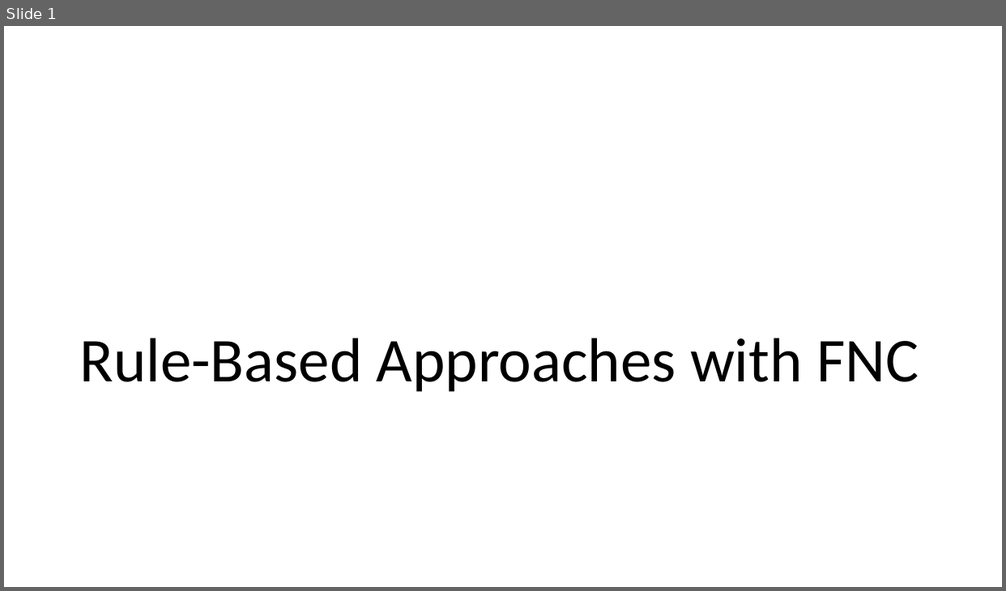
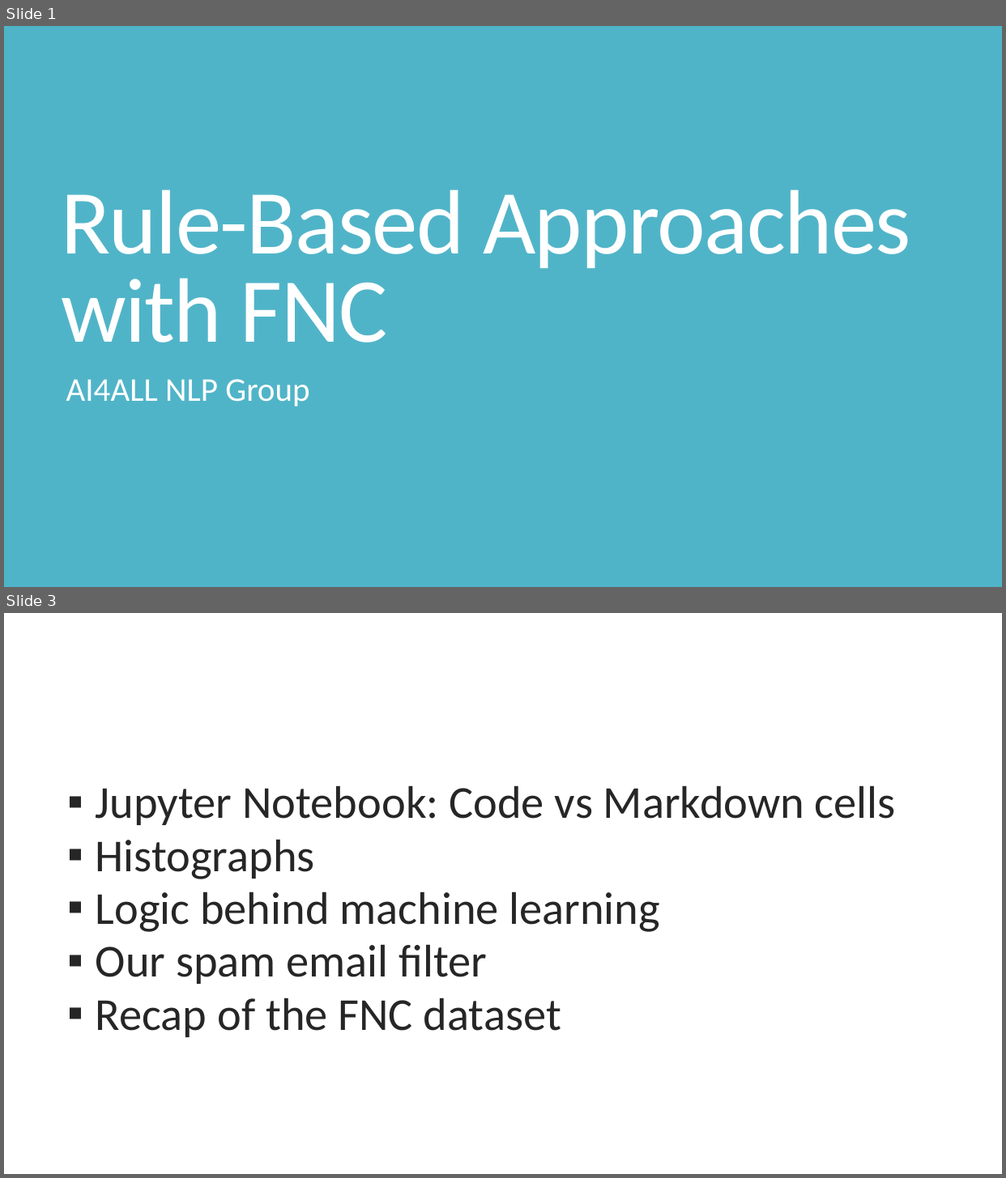
Before and after one commit to cchen23/AI4ALL_NLP, a slide deck: Slides/Day5_Rule_Based_Models_II.pptx. Shown one above the other, each under a label of ours: slide 1 before the commit, slides 1 and 3 after it; the slides between them are not shown. The pictures are 1006x591 and 1006x1178 pixels, drawn with LibreOffice and Linux fonts; fonts in the diff are those of the drawing. Boxes give left, top, right and bottom in pixels: in the first picture for what was removed or moved away, otherwise in the second. Text is boxed around its words. In the diff, an @@ line names an element or a change of style, - is before the commit and + after.

```diff
--- a/Slides/Day5_Rule_Based_Models_II.pptx
+++ b/Slides/Day5_Rule_Based_Models_II.pptx
@@ slide 3 added at <box>4,613,1002,1174</box>, background #FFFFFF @@
@@ text added at <box>96,786,896,1037</box>, 44 pt, text #262626 @@
+  ▪ Jupyter Notebook: Code vs Markdown cells
+  ▪ Histographs
+  ▪ Logic behind machine learning
+  ▪ Our spam email filter
+  ▪ Recap of the FNC dataset
@@ slide 1 changed as well @@
@@ background #FFFFFF to #50B4C8 @@
@@ title "Rule-Based Approaches with FNC": place and size @@
-title "Rule-Based Approaches with FNC" at <box>79,338,918,392</box>
+title "Rule-Based Approaches with FNC" at <box>61,190,911,343</box>
@@ title "Rule-Based Approaches with FNC" at <box>61,190,911,343</box>: size 60 to 88 pt, text colour #000000 to #FFFFFF, letter spacing 0 to -1.2 pt; line spacing 0.9 to 0.8 @@
@@ subtitle added at <box>66,379,309,407</box>, 32 pt, text #FFFFFF @@
+AI4ALL NLP Group
```
Also in this commit, not shown: 1 other slide changed, 4 other slides added, 1 slide removed, 12 other files.
